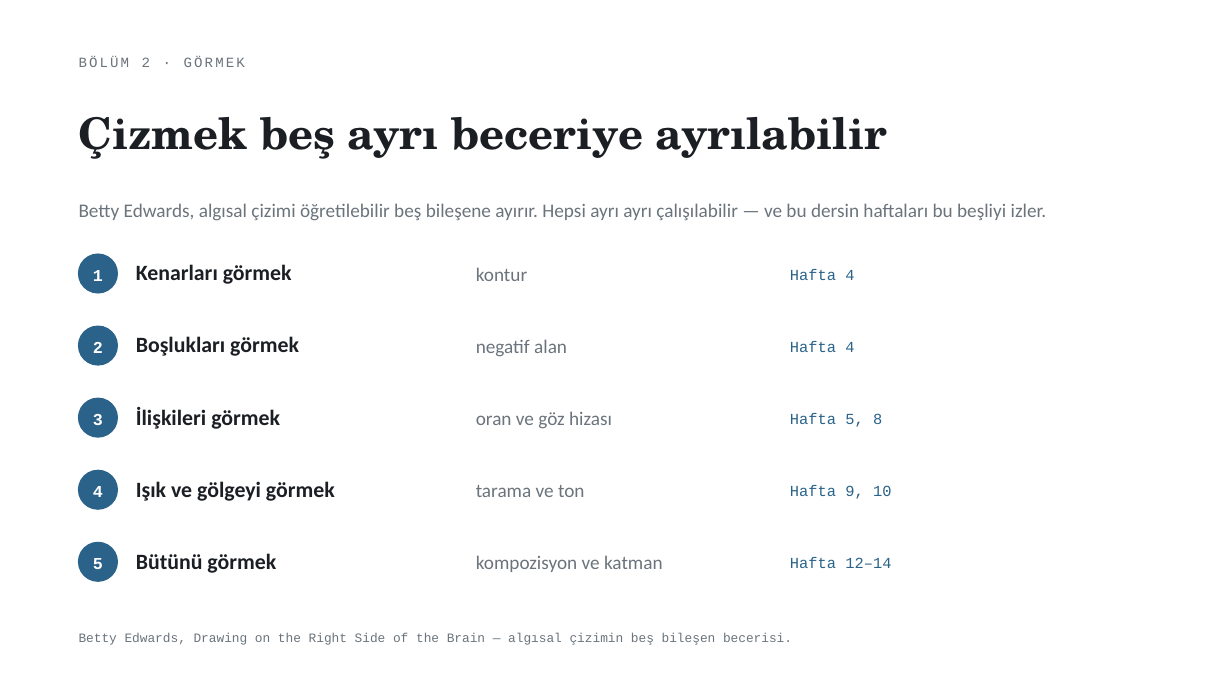
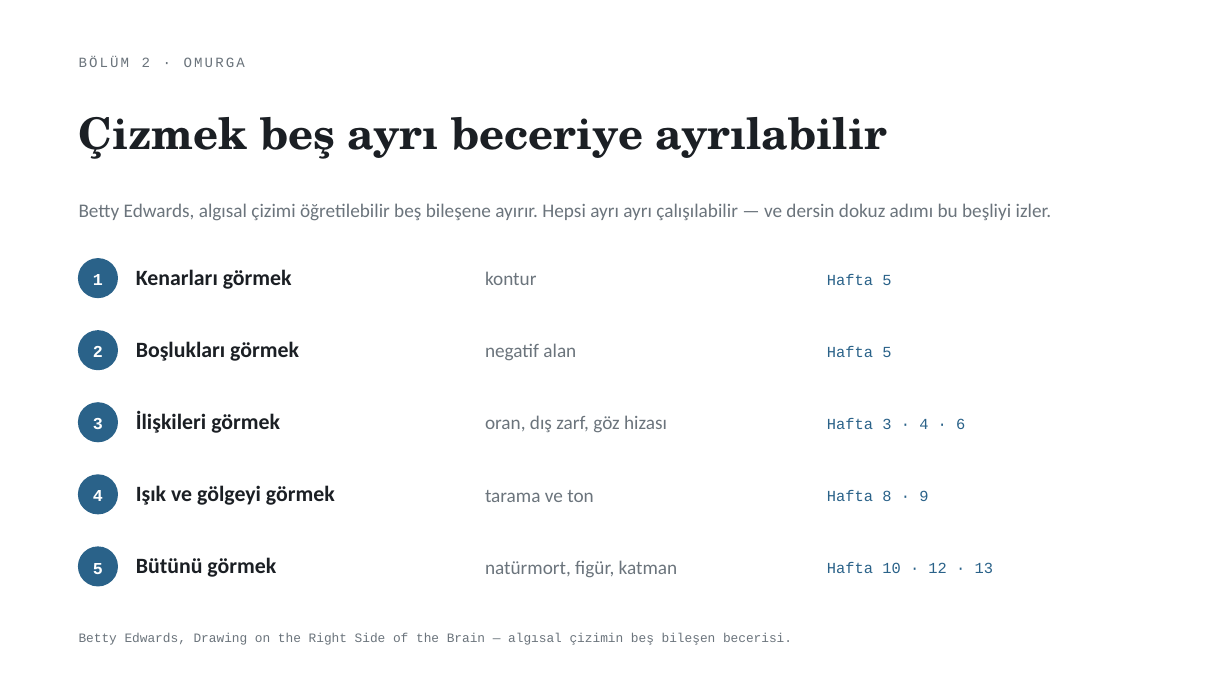
Before and after one commit to bunal91/sanat-ve-mekan, a slide deck: slide 15 of ders/serbest-cizim-teknikleri/02-1hafta-sunum.pptx (slide 11 before the commit). Drawn at 1232x693 pixels with LibreOffice and Linux fonts; fonts in the diff are those of the drawing. Boxes give left, top, right and bottom in pixels: in the first picture for what was removed or moved away, otherwise in the second. Text is boxed around its words. In the diff, an @@ line names an element or a change of style, - is before the commit and + after.

```diff
--- a/ders/serbest-cizim-teknikleri/02-1hafta-sunum.pptx
+++ b/ders/serbest-cizim-teknikleri/02-1hafta-sunum.pptx
@@ text at (79,57,245,67): text changed @@
-BÖLÜM 2 · GÖRMEK
+BÖLÜM 2 · OMURGA
@@ text at (79,203,1052,221): text changed @@
-Betty Edwards, algısal çizimi öğretilebilir beş bileşene ayırır. Hepsi ayrı ayrı çalışılabilir — ve bu dersin haftaları bu beşliyi izler.
+Betty Edwards, algısal çizimi öğretilebilir beş bileşene ayırır. Hepsi ayrı ayrı çalışılabilir — ve dersin dokuz adımı bu beşliyi izler.
@@ text "Kenarları görmek": place and size @@
-text "Kenarları görmek" at (136,264,292,284)
+text "Kenarları görmek" at (136,269,292,289)
@@ text "kontur": place and size @@
-text "kontur" at (476,267,527,281)
+text "kontur" at (485,271,536,285)
@@ text at (827,274,891,285): text changed @@
-Hafta 4
+Hafta 5
@@ text "Boşlukları görmek": place and size @@
-text "Boşlukları görmek" at (136,336,299,356)
+text "Boşlukları görmek" at (136,341,299,361)
@@ text "negatif alan": place and size @@
-text "negatif alan" at (476,339,567,357)
+text "negatif alan" at (485,343,576,361)
@@ text at (827,346,891,357): text changed @@
-Hafta 4
+Hafta 5
@@ 5 texts, 5 ellipses: place and size @@
-5 texts, 5 ellipses at (79,254,117,581)
+5 texts, 5 ellipses at (79,259,117,586)
@@ text "İlişkileri görmek": place and size @@
-text "İlişkileri görmek" at (136,406,280,429)
+text "İlişkileri görmek" at (136,411,280,433)
@@ text at (485,415,667,433): text changed @@
-oran ve göz hizası
+oran, dış zarf, göz hizası
@@ text at (827,418,965,429): text changed @@
-Hafta 5, 8
+Hafta 3 · 4 · 6
@@ text "Işık ve gölgeyi görmek": place and size @@
-text "Işık ve gölgeyi görmek" at (136,481,335,501)
+text "Işık ve gölgeyi görmek" at (136,485,335,505)
@@ text "tarama ve ton": place and size @@
-text "tarama ve ton" at (476,485,585,497)
+text "tarama ve ton" at (485,490,594,502)
@@ text at (827,490,928,501): text changed @@
-Hafta 9, 10
+Hafta 8 · 9
@@ text "Bütünü görmek": place and size @@
-text "Bütünü görmek" at (136,553,276,573)
+text "Bütünü görmek" at (136,557,276,577)
@@ text at (485,560,678,578): text changed @@
-kompozisyon ve katman
+natürmort, figür, katman
@@ text at (827,562,993,573): text changed @@
-Hafta 12–14
+Hafta 10 · 12 · 13
```
Also in this commit, not shown: 21 other slides changed, 12 slides added, 11 slides removed, 2 other files.
